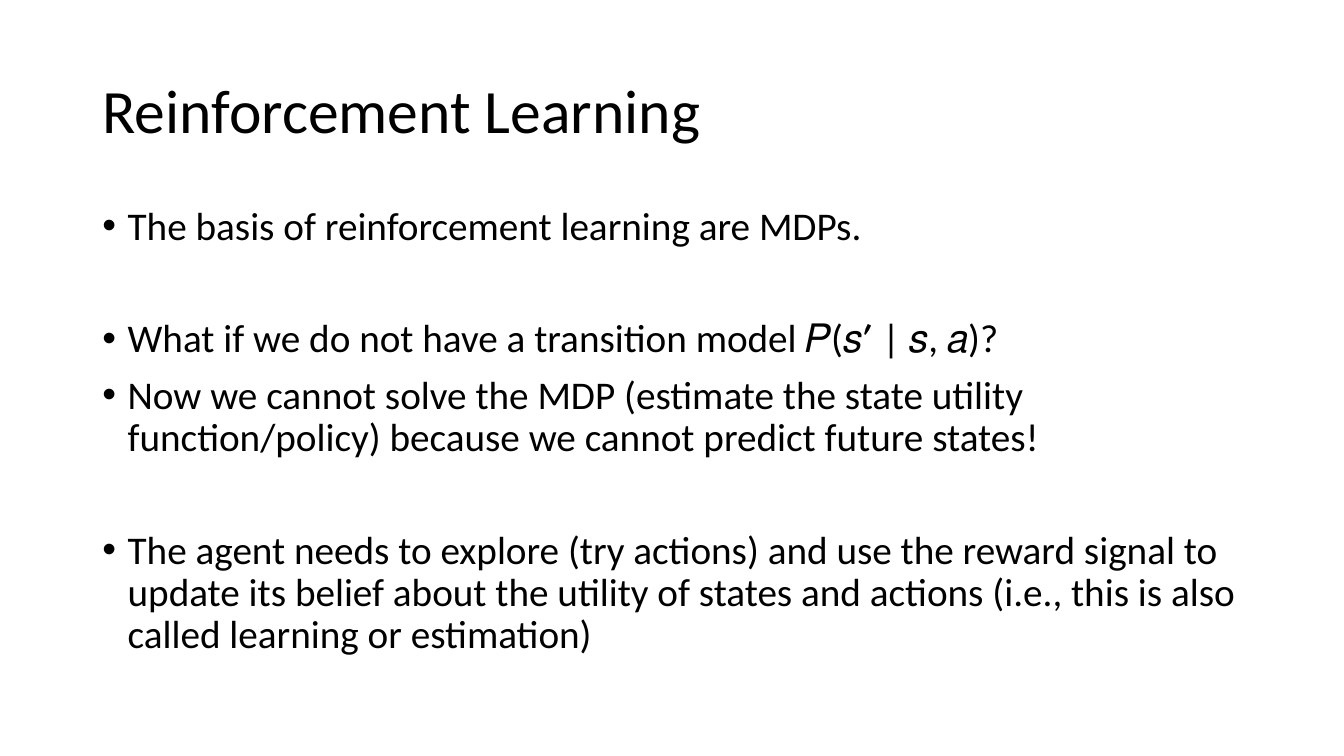
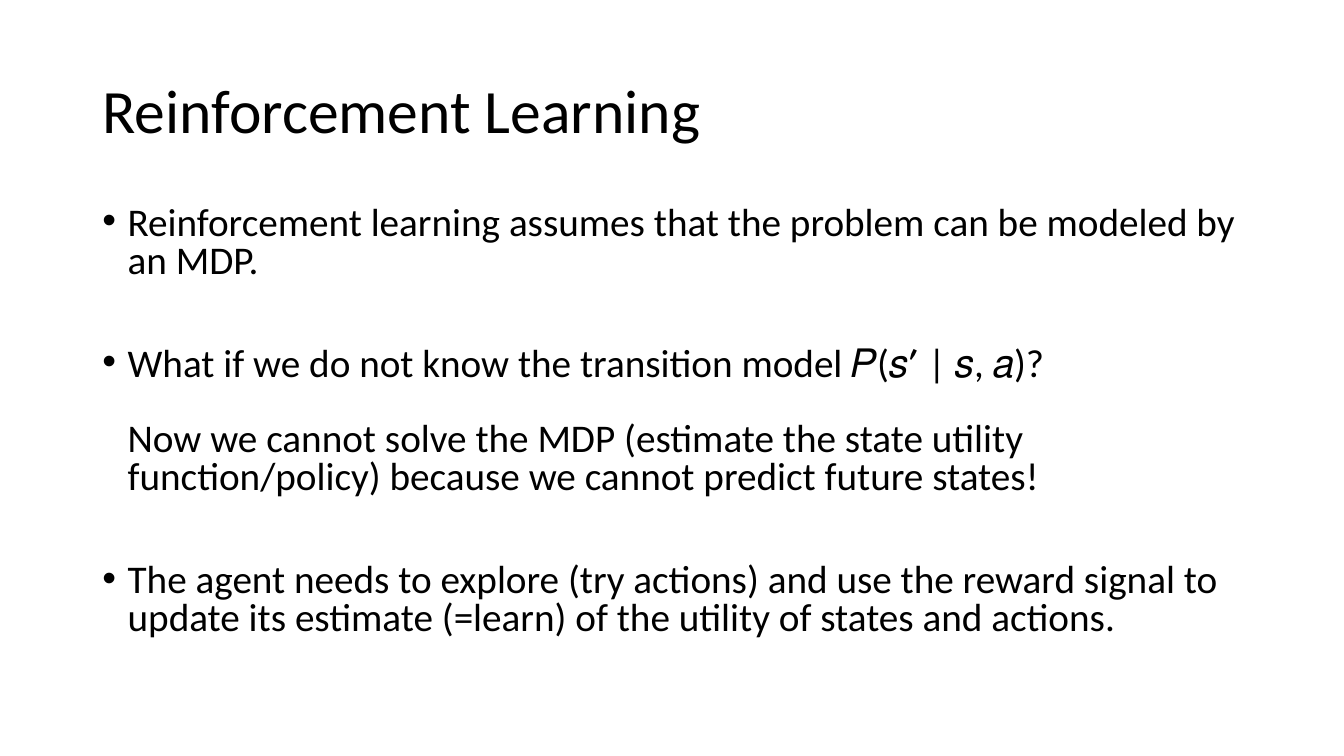
Before and after one commit to mhahsler/CS7320-AI, a slide deck: slide 11 of slides/22_Reinforcement_Learning.pptx. Drawn at 1344x756 pixels with LibreOffice and Linux fonts; fonts in the diff are those of the drawing. Boxes give left, top, right and bottom in pixels: in the first picture for what was removed or moved away, otherwise in the second. Text is boxed around its words. In the diff, an @@ line names an element or a change of style, - is before the commit and + after.

```diff
--- a/slides/22_Reinforcement_Learning.pptx
+++ b/slides/22_Reinforcement_Learning.pptx
@@ text at bbox=[128, 208, 1234, 638]: text changed @@
-• The basis of reinforcement learning are MDPs.
-• What if we do not have a transition model 𝑃(𝑠′ | 𝑠, 𝑎)?
-• Now we cannot solve the MDP (estimate the state utility function/policy) because we cannot predict future states!
-• The agent needs to explore (try actions) and use the reward signal to update its belief about the utility of states and actions (i.e., this is also called learning or estimation)
+• Reinforcement learning assumes that the problem can be modeled by an MDP.
+• What if we do not know the transition model 𝑃(𝑠′ | 𝑠, 𝑎)?
+  Now we cannot solve the MDP (estimate the state utility function/policy) because we cannot predict future states!
+• The agent needs to explore (try actions) and use the reward signal to update its estimate (=learn) of the utility of states and actions.
```
Also in this commit, not shown: 8 other slides changed, 1 other file.
